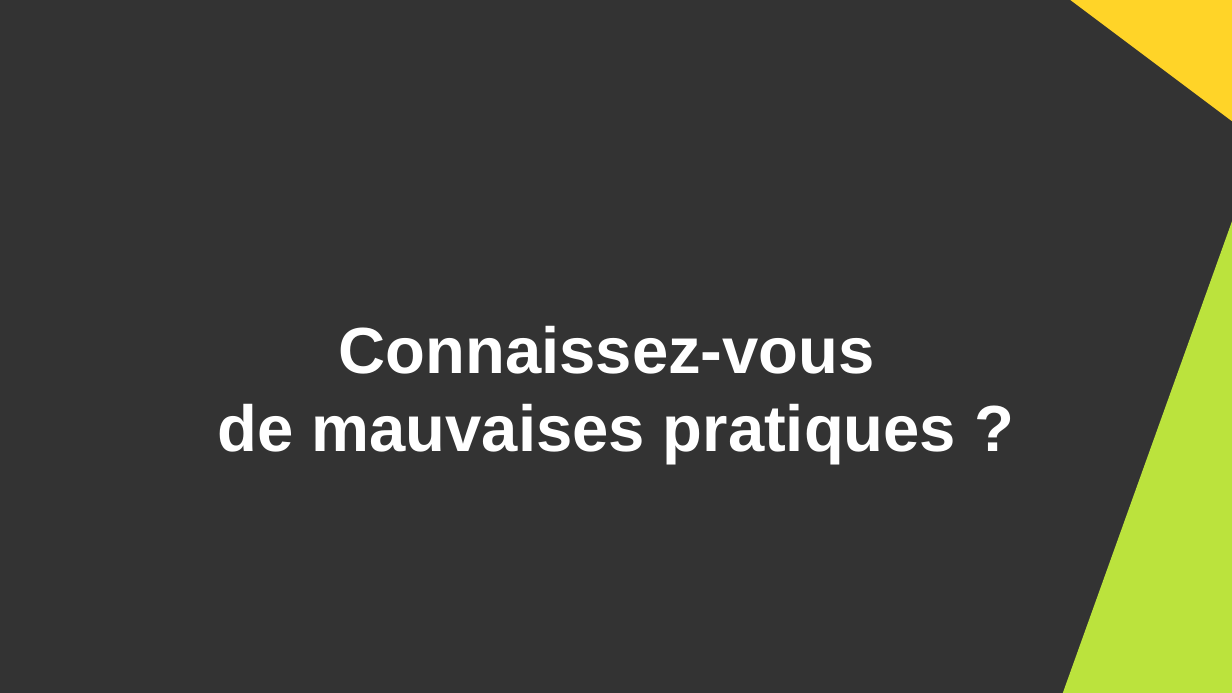
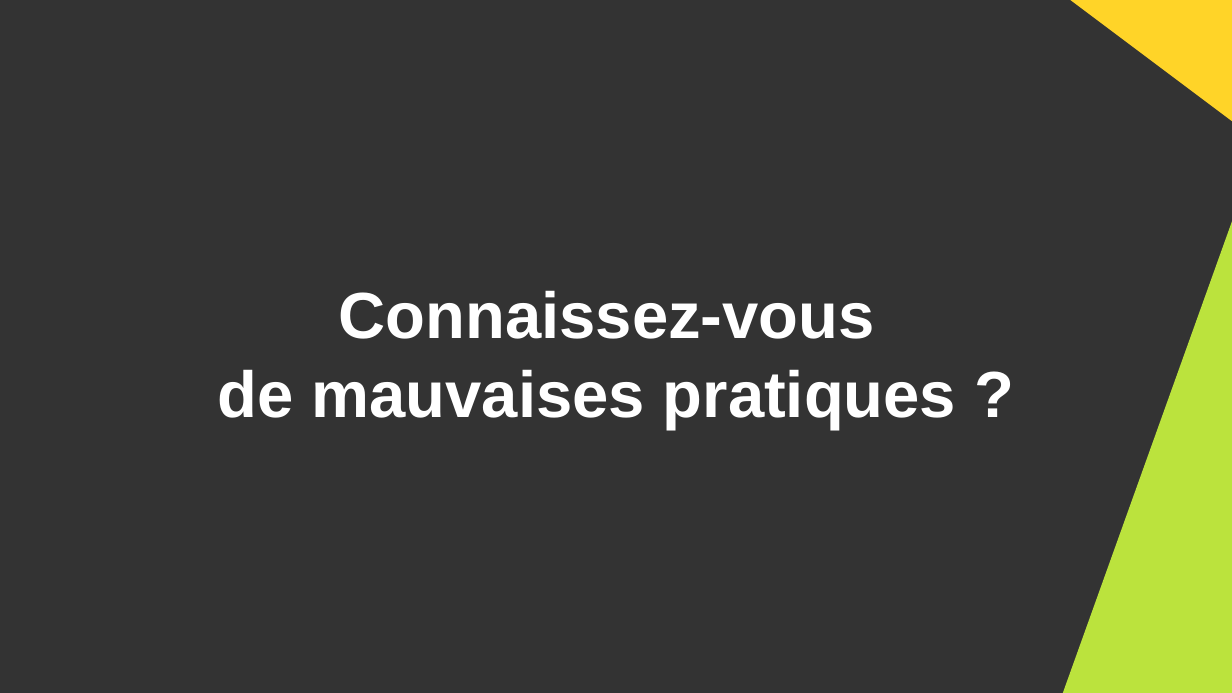
Before and after one commit to DanYellow/cours, a slide deck: slide 31 of ergonomie-et-accessibilite-s2/numero-1/presentation.odp. Drawn at 1232x693 pixels with LibreOffice and Linux fonts; fonts in the diff are those of the drawing. Boxes give left, top, right and bottom in pixels: in the first picture for what was removed or moved away, otherwise in the second. Text is boxed around its words. In the diff, an @@ line names an element or a change of style, - is before the commit and + after.

```diff
--- a/ergonomie-et-accessibilite-s2/numero-1/presentation.odp
+++ b/ergonomie-et-accessibilite-s2/numero-1/presentation.odp
@@ title "Connaissez-vous de mauvaises pratiques ?": place and size @@
-title "Connaissez-vous de mauvaises pratiques ?" at [217,325,956,464]
+title "Connaissez-vous de mauvaises pratiques ?" at [217,290,956,429]
```
Also in this commit, not shown: 1 other file.
